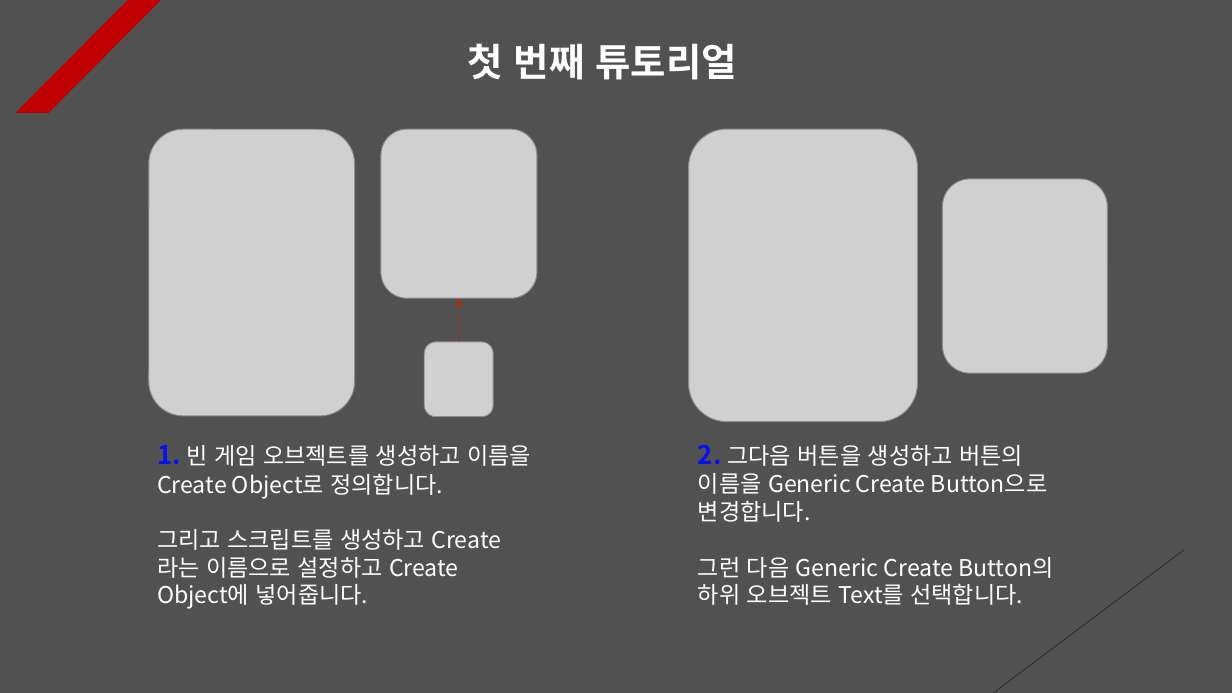
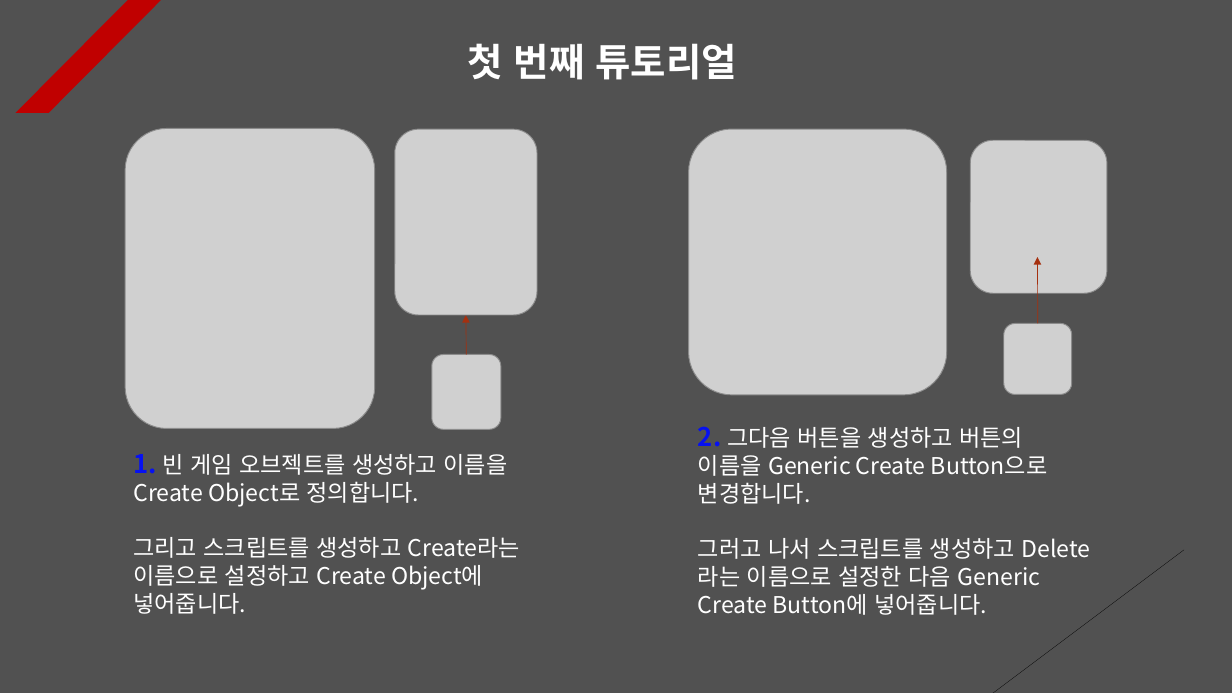
Before and after one commit to Unity2033/3D-UnityEngine, a slide deck: slide 1 of Assets/Class/Instantiate & Destroy/PPT Data/Instatiate and Destroy Example.pptx. Drawn at 1232x693 pixels with LibreOffice and Linux fonts; fonts in the diff are those of the drawing; grey boxes stand for pictures. Boxes give left, top, right and bottom in pixels: in the first picture for what was removed or moved away, otherwise in the second. Text is boxed around its words. In the diff, an @@ line names an element or a change of style, - is before the commit and + after.

```diff
--- a/Assets/Class/Instantiate & Destroy/PPT Data/Instatiate and Destroy Example.pptx
+++ b/Assets/Class/Instantiate & Destroy/PPT Data/Instatiate and Destroy Example.pptx
@@ picture resized from (x1=149, y1=129, x2=355, y2=416) to (x1=125, y1=128, x2=374, y2=429) @@
@@ picture resized from (x1=381, y1=129, x2=537, y2=299) to (x1=395, y1=129, x2=537, y2=315) @@
@@ picture resized from (x1=689, y1=129, x2=918, y2=422) to (x1=689, y1=129, x2=946, y2=396) @@
@@ picture resized from (x1=943, y1=179, x2=1107, y2=373) to (x1=970, y1=140, x2=1107, y2=294) @@
@@ arrow added from (1038, 323) to (1038, 257), #A5300F 0.5 pt dashed @@
@@ arrow moved from (458, 342) - (459, 299) to (467, 355) - (466, 315) @@
@@ picture added at (x1=1004, y1=323, x2=1072, y2=395) @@
@@ picture moved from (x1=424, y1=342, x2=494, y2=417) to (x1=432, y1=355, x2=501, y2=430) @@
@@ text "2. 그다음 버튼을 생성하고 버튼의 ..." moved from (x1=698, y1=444, x2=1054, y2=605) to (x1=698, y1=426, x2=1047, y2=615) @@
@@ text "1. 빈 게임 오브젝트를 생성하고 ..." rewrapped from (x1=157, y1=445, x2=531, y2=609) to (x1=133, y1=454, x2=520, y2=614) @@
@@ text at (x1=698, y1=538, x2=1041, y2=615): text changed @@
-그런 다음 Generic Create Button의 하위 오브젝트 Text를 선택합니다.
+그러고 나서 스크립트를 생성하고 Delete라는 이름으로 설정한 다음 Generic Create Button에 넣어줍니다.
```
Also in this commit, not shown: 8 other slides changed, 1 slide added, 5 other files.
